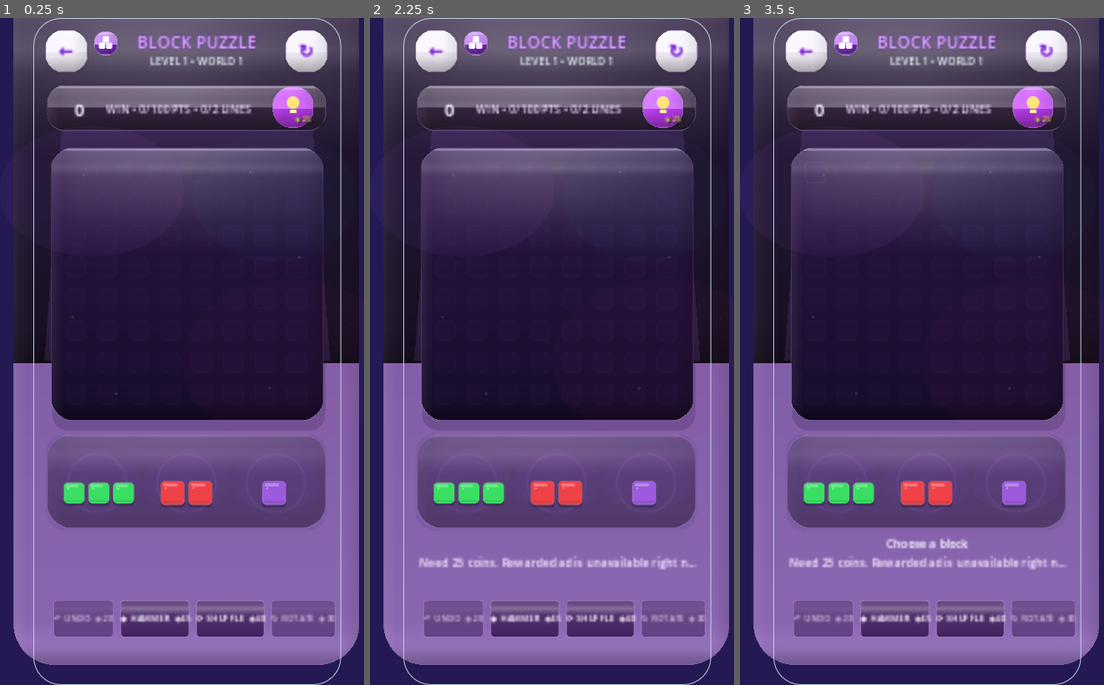
Above: before the commit, frames 1-3 (left to right).
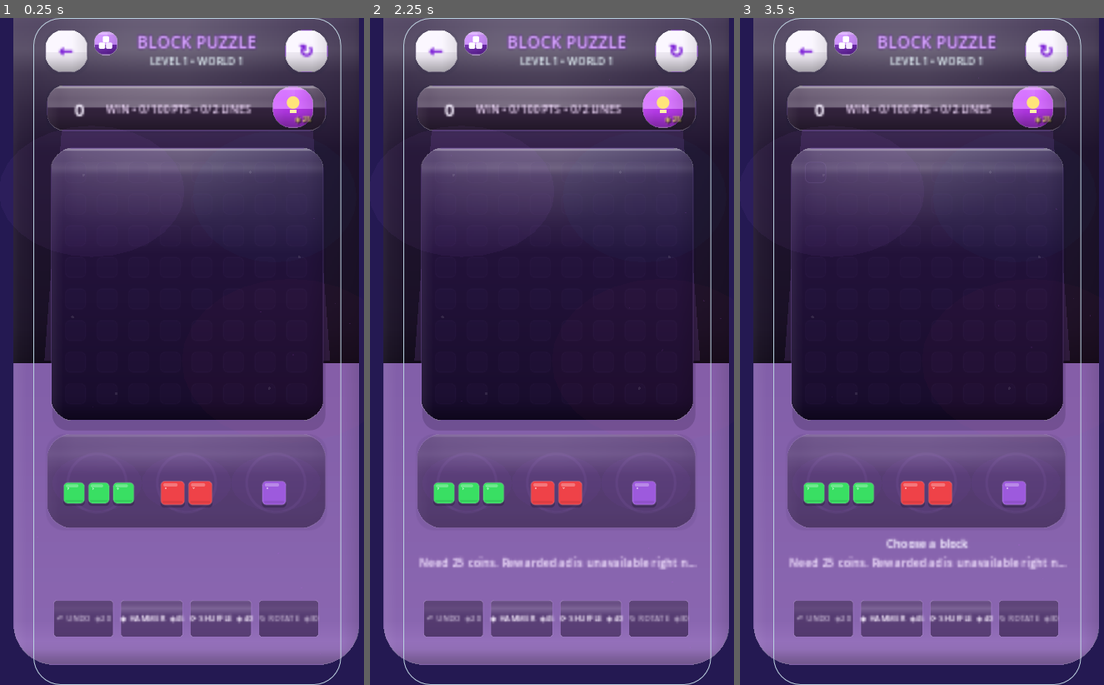
Above: after the commit, the same moments.

Repository: eghosa001/unjam
Game: Godot game, scene res://scenes/BlockPuzzle.tscn
Two runs of this game, one before a commit and one after it. Both use one fixed random seed, a clock stepped at 60 frames per second and the inputs below. This scene is started directly instead of the project's main scene.
Inputs (mouse positions are in pixels of both pictures, inside the frame that each line leads up to):
- Up to frame 1 (0.25 s): no input
- Up to frame 2 (2.25 s): click "←" at 0.5 s; click "↻" at 1.25 s; click "◈25" at 2 s
- Up to frame 3 (3.5 s): click (816, 171) at 2.77 s

The runs differ from the first frame. In frame 1, 1.3% of the frame differs, in the area x 14-93%, y 87-93%; in frame 2, 1.3%; in frame 3, 1.3%.

Commit message:
Quiet Block boosters without shrinking touch targets

Diff:
--- a/scripts/game/block_puzzle_10000.gd
+++ b/scripts/game/block_puzzle_10000.gd
@@ -92,11 +92,11 @@
 		var key := String(spec[0])
 		var button := FigmaReferenceCanvas.premium_button(
 			"%s %s  ◈%d" % [String(spec[2]), String(spec[1]), int(BOOSTER_COSTS[key])],
-			11,
-			Color("#f7edff"),
-			Color("#4a2768"),
+			10,
+			Color("#f0e6f8"),
+			Color(0.16, 0.08, 0.24, 0.52),
 			13,
-			Color(0.75, 0.56, 0.92, 0.24),
+			Color(0.75, 0.56, 0.92, 0.12),
 			1.0
 		)
 		button.name = "Booster_%s" % key.capitalize()
